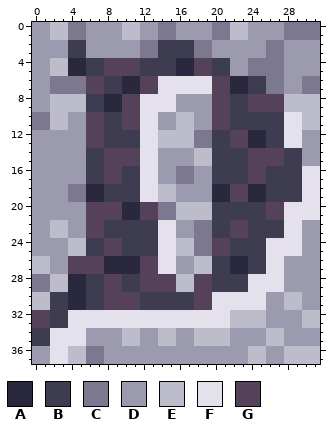
Pixel-art sprite, stored at qfg4-capital-D.png. Above: the version before the commit.
The file is 32x38 pixels. Colours within 5 levels of each other are drawn and written as one.
Palette (. is transparent): A #2a283e  B #3e3c50  C #7b788f  D #9c9aae  E #bdbccb  F #e4e1ec  G #55425a
Pixels before, first column x 0:
 0 DDEECCDDDDEEDDCCDDDDCCEEDDDDCCCC
 1 DDEECCDDDDEEDDCCDDDDCCEEDDDDCCCC
 2 DDDDBBDDDDDDCCBBBBCCDDDDDDCCDDDD
 3 DDDDBBDDDDDDCCBBBBCCDDDDDDCCDDDD
 4 DDEEAABBGGGGBBBBAAGGBBDDCCCCDDDD
 5 DDEEAABBGGGGBBBBAAGGBBDDCCCCDDDD
 6 DDCCCCGGBBAAGGFFFFFFGGAABBCCDDCC
 7 DDCCCCGGBBAAGGFFFFFFGGAABBCCDDCC
 8 DDEEEEBBAAGGFFFFDDDDGGBBGGGGEEEE
 9 DDEEEEBBAAGGFFFFDDDDGGBBGGGGEEEE
10 CCEEDDGGBBGGFFDDEEDDGGBBBBBBFFEE
11 CCEEDDGGBBGGFFDDEEDDGGBBBBBBFFEE
12 DDDDDDGGBBBBFFEEEECCBBGGAABBFFDD
13 DDDDDDGGBBBBFFEEEECCBBGGAABBFFDD
14 DDDDDDBBGGGGFFDDDDEEBBBBGGGGBBDD
15 DDDDDDBBGGGGFFDDDDEEBBBBGGGGBBDD
16 DDDDDDBBGGBBFFDDCCDDBBBBGGBBBBFF
17 DDDDDDBBGGBBFFDDCCDDBBBBGGBBBBFF
18 DDDDCCAABBBBFFEEDDDDAAGGAABBBBFF
19 DDDDCCAABBBBFFEEDDDDAAGGAABBBBFF
20 DDDDDDGGGGAAGGCCEEEEBBBBBBGGFFFF
21 DDDDDDGGGGAAGGCCEEEEBBBBBBGGFFFF
22 DDEEDDGGBBBBBBFFDDCCBBGGBBBBFFDD
23 DDEEDDGGBBBBBBFFDDCCBBGGBBBBFFDD
24 DDDDEEBBGGBBBBFFEECCGGBBBBFFFFDD
25 DDDDEEBBGGBBBBFFEECCGGBBBBFFFFDD
26 EEDDGGGGAAAAGGFFDDEEBBAABBFFDDDD
27 EEDDGGGGAAAAGGFFDDEEBBAABBFFDDDD
28 CCEEAABBGGBBGGGGEEGGBBBBFFFFDDDD
29 CCEEAABBGGBBGGGGEEGGBBBBFFFFDDDD
30 EEBBAABBGGGGBBBBBBGGFFFFFFDDEEDD
31 EEBBAABBGGGGBBBBBBGGFFFFFFDDEEDD
32 GGBBFFFFFFFFFFFFFFFFFFEEEEDDDDEE
33 GGBBFFFFFFFFFFFFFFFFFFEEEEDDDDEE
34 BBFFFFDDDDEEDDEEDDEEEEDDDDEEDDDD
35 BBFFFFDDDDEEDDEEDDEEEEDDDDEEDDDD
36 DDFFEECCDDDDDDDDDDDDDDDDEEDDEEEE
37 DDFFEECCDDDDDDDDDDDDDDDDEEDDEEEE
And afterwards:
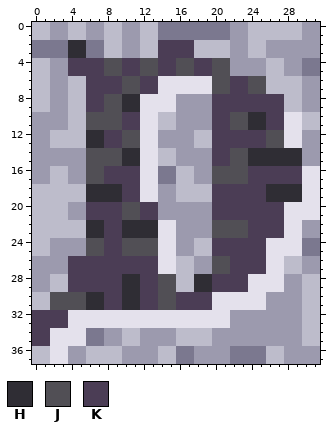
Colours new in this view: H #2f2d34  J #514f55  K #4b3d55
What changed:
Changed rows in their new state; - is an unchanged pixel.
first column x 0:
 0 EEDDEE--EEDDEE--CCCC--DDEEEEEEDD
 1 EEDDEE--EEDDEE--CCCC--DDEEEEEEDD
 2 CCCCHHCCEE--EEKKKKEEEE--EEDD----
 3 CCCCHHCCEE--EEKKKKEEEE--EEDD----
 4 EEDDKKKKJJKKJJKKJJKKJJ--DDEE--CC
 5 EEDDKKKKJJKKJJKKJJKKJJ--DDEE--CC
 6 EEDDEEKKKKJJKK------JJKKJJEEEEDD
 7 EEDDEEKKKKJJKK------JJKKJJEEEEDD
 8 EEDD--KKJJHH--------KKKKKKKK--DD
 9 EEDD--KKJJHH--------KKKKKKKK--DD
10 DDDDEEJJJJKK--EEDD--KKJJHHKK----
11 DDDDEEJJJJKK--EEDD--KKJJHHKK----
12 --EEEEHHKKJJ--DDDDEEKKKKKKJJ----
13 --EEEEHHKKJJ--DDDDEEKKKKKKJJ----
14 ------JJJJHH--EE--DDKKJJHHHHHH--
15 ------JJJJHH--EE--DDKKJJHHHHHH--
16 --EE--JJKKKK--CCEE--JJJJKKKKKK--
17 --EE--JJKKKK--CCEE--JJJJKKKKKK--
18 EEEEEEHHHHKK--DDEEEEKKKKKKHHHH--
19 EEEEEEHHHHKK--DDEEEEKKKKKKHHHH--
20 EEEE--KKKKJJKKDDDDDDKKKKKKKK----
21 EEEE--KKKKJJKKDDDDDDKKKKKKKK----
22 EE--EEHHKKHHHH----DDJJJJKKKK----
23 EE--EEHHKKHHHH----DDJJJJKKKK----
24 EE--DDJJKKJJJJ--DDEEKKKKKK----CC
25 EE--DDJJKKJJJJ--DDEEKKKKKK----CC
26 DD--KKKKKKKKKK--EEDDJJKKKK--EE--
27 DD--KKKKKKKKKK--EEDDJJKKKK--EE--
28 DD--KKKKKKHHKKJJ--HHKKKK------EE
29 DD--KKKKKKHHKKJJ--HHKKKK------EE
30 --JJJJHHKKHHKKJJKKKK--------DDEE
31 --JJJJHHKKHHKKJJKKKK--------DDEE
32 KKKK------------------DDDD------
33 KKKK------------------DDDD------
34 KK----CC------DDEE--DD----DD--EE
35 KK----CC------DDEE--DD----DD--EE
36 EE--DDEEEE----EECC----CCCCEEDDDD
37 EE--DDEEEE----EECC----CCCCEEDDDD
Where, in picture pixels (left, top, right, bottom), the same in both pictures:
changed: (32, 22, 320, 364)
